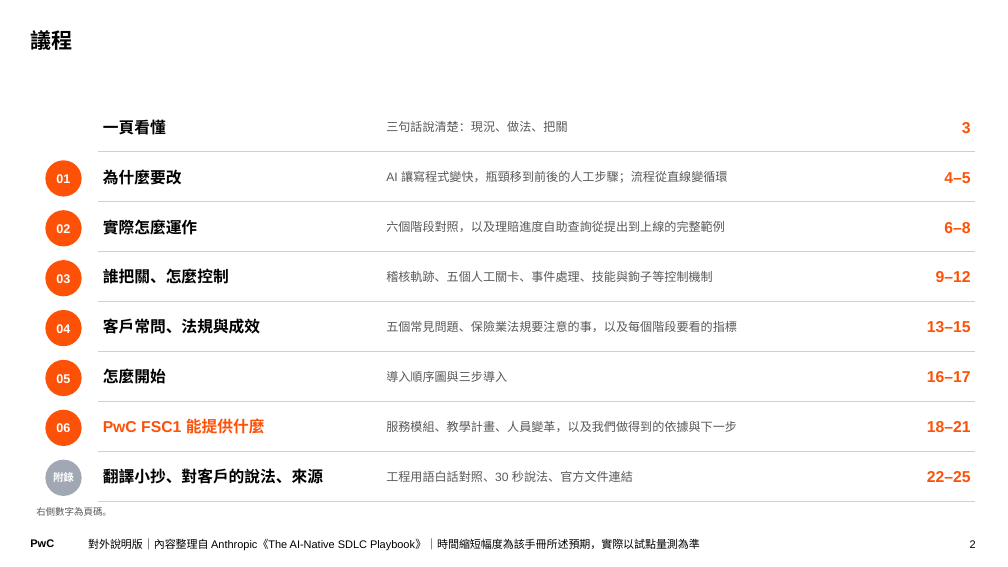
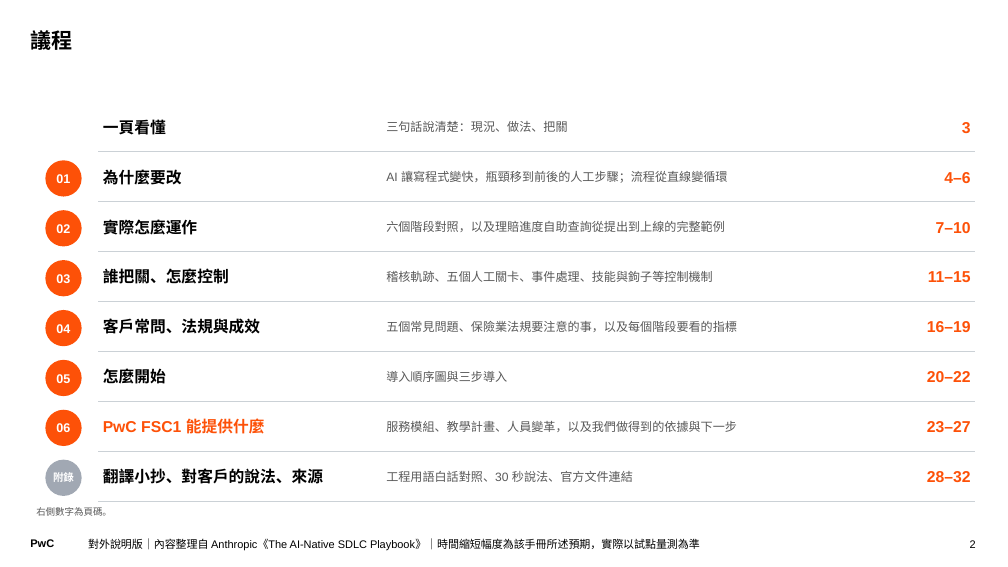
Before and after one commit to Robshao/PwC_FSC1, a slide deck: slide 2 of research/ai-native-sdlc/AI原生SDLC_白話說明.pptx. Drawn at 1008x567 pixels with LibreOffice and Linux fonts; fonts in the diff are those of the drawing. Boxes give left, top, right and bottom in pixels: in the first picture for what was removed or moved away, otherwise in the second. Text is boxed around its words. In the diff, an @@ line names an element or a change of style, - is before the commit and + after.

```diff
--- a/research/ai-native-sdlc/AI原生SDLC_白話說明.pptx
+++ b/research/ai-native-sdlc/AI原生SDLC_白話說明.pptx
@@ text at [944,172,970,183]: text changed @@
-4–5
+4–6
@@ text at [936,222,971,233]: text changed @@
-6–8
+7–10
@@ text at [928,271,971,282]: text changed @@
-9–12
+11–15
@@ text at [927,321,971,332]: text changed @@
-13–15
+16–19
@@ text at [927,371,971,382]: text changed @@
-16–17
+20–22
@@ text at [927,421,971,432]: text changed @@
-18–21
+23–27
@@ text at [927,471,971,482]: text changed @@
-22–25
+28–32
```
Also in this commit, not shown: 7 slides added, 7 other files.
